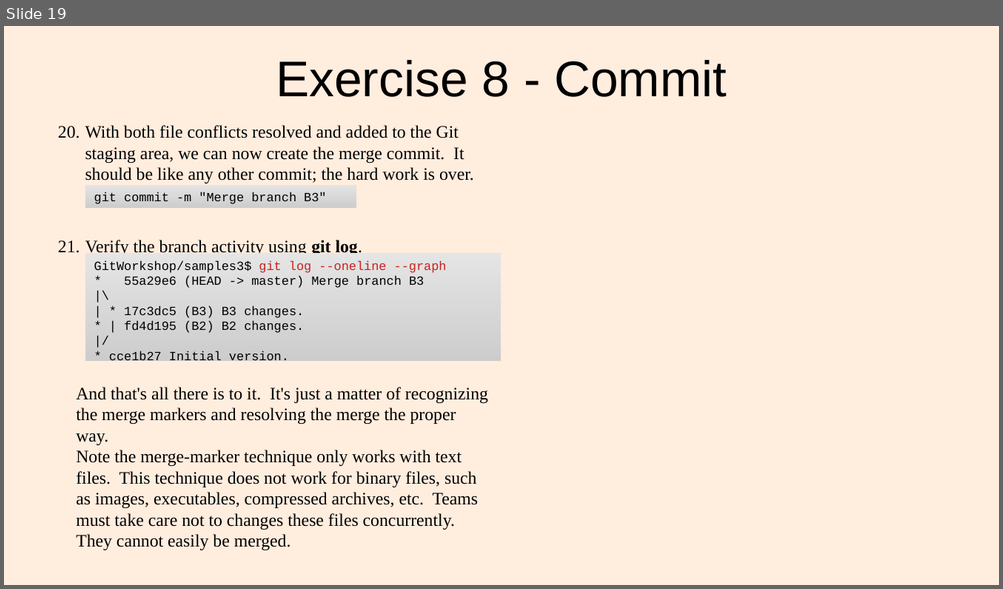
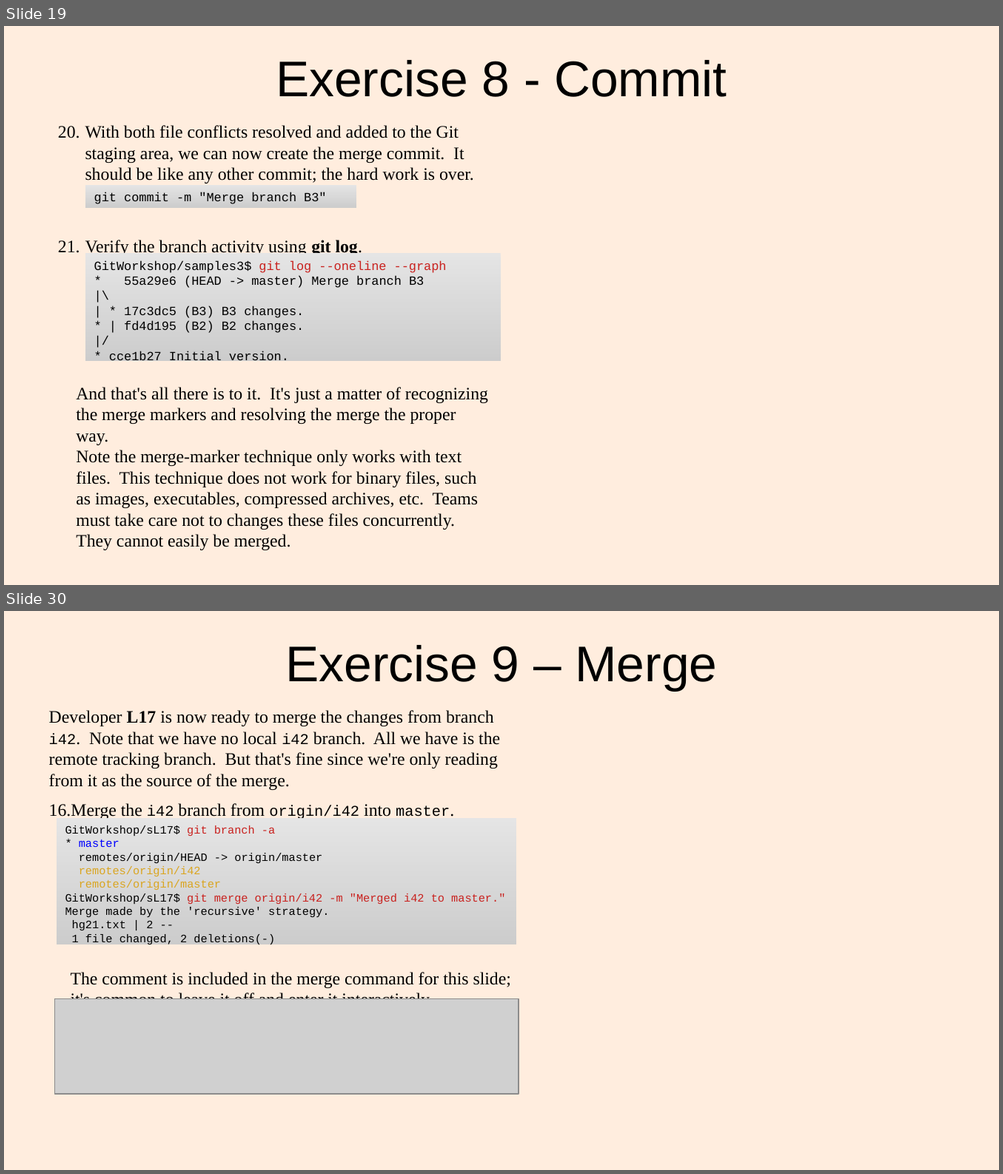
Before and after one commit to lacounty-isab/workshops, a slide deck: git/GitWorkshop2.odp. Shown one above the other, each under a label of ours: slide 19 before the commit, slides 19 and 30 after it; the slides between them are not shown. The pictures are 1003x589 and 1003x1174 pixels, drawn with LibreOffice and Linux fonts; fonts in the diff are those of the drawing; grey boxes stand for pictures. Boxes give left, top, right and bottom in pixels: in the first picture for what was removed or moved away, otherwise in the second. Text is boxed around its words. In the diff, an @@ line names an element or a change of style, - is before the commit and + after.

Commit message:
Almost finished Part 2, Exercise 9

```diff
--- a/git/GitWorkshop2.odp
+++ b/git/GitWorkshop2.odp
@@ slide 30 added at (x1=4, y1=611, x2=999, y2=1170), background #FFEDDE @@
@@ title added at (x1=285, y1=645, x2=717, y2=692), 40 pt, text #000000 @@
+Exercise 9 – Merge
@@ text added at (x1=49, y1=710, x2=511, y2=999), 14 pt, text #000000 @@
+Developer L17 is now ready to merge the changes from branch i42. Note that we have no local i42 branch. All we have is the remote tracking branch. But that's fine since we're only reading from it as the source of the merge.
+16. Merge the i42 branch from origin/i42 into master.
+    The comment is included in the merge command for this slide; it's common to leave it off and enter it interactively.
@@ rectangle added at (x1=57, y1=819, x2=517, y2=945), fill gradient #E5E5E5 to #E4E4E4 to #E3E3E3, 9 pt, text #000000 @@
+GitWorkshop/sL17$ git branch -a
+* master
+remotes/origin/HEAD -> origin/master
+remotes/origin/i42
+remotes/origin/master
+GitWorkshop/sL17$ git merge origin/i42 -m "Merged i42 to master."
+Merge made by the 'recursive' strategy.
+hg21.txt | 2 --
+1 file changed, 2 deletions(-)
@@ picture added at (x1=54, y1=999, x2=518, y2=1095) @@
```
Also in this commit, not shown: 2 slides changed, 9 other slides added, 8 other files.
